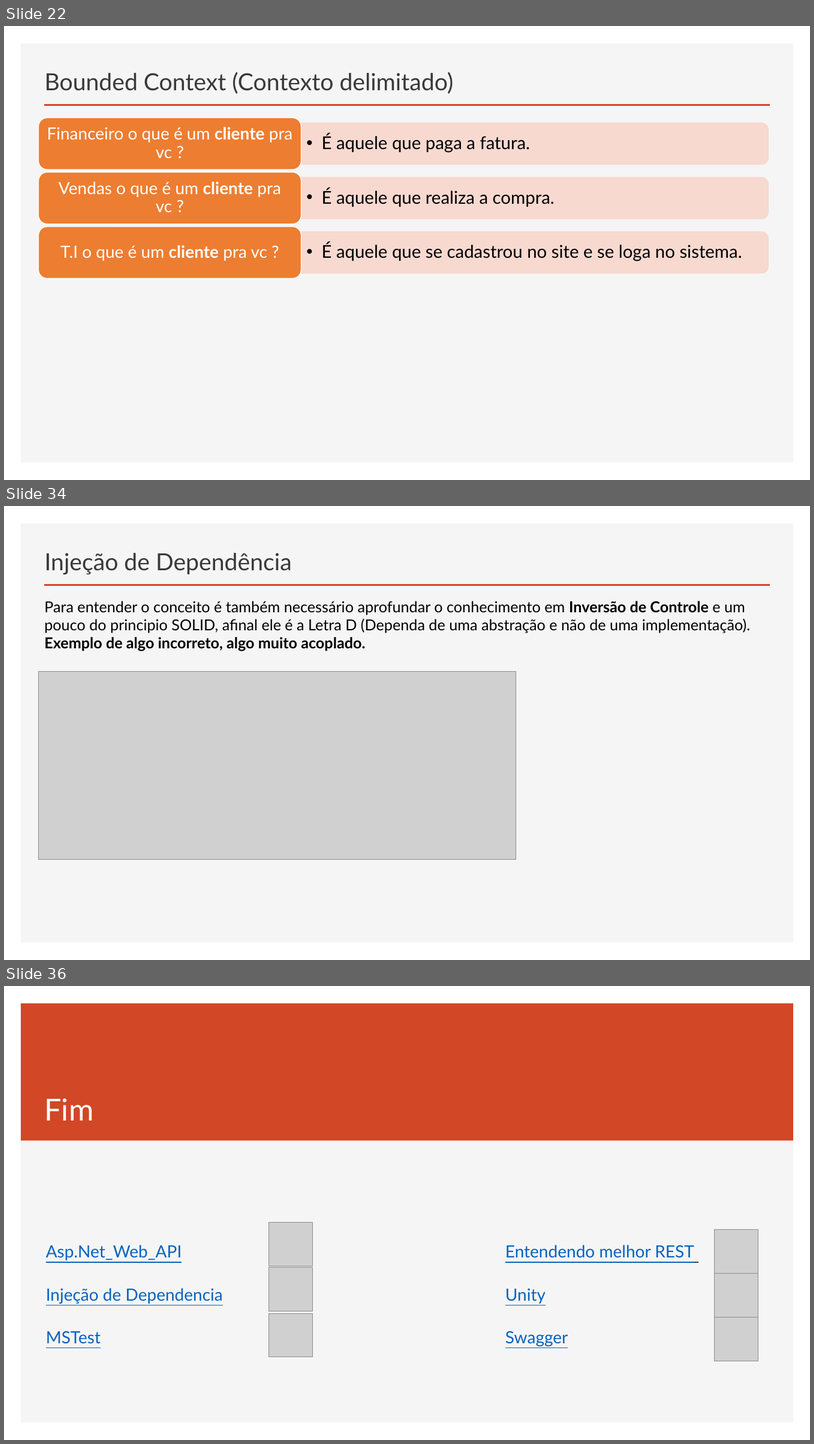
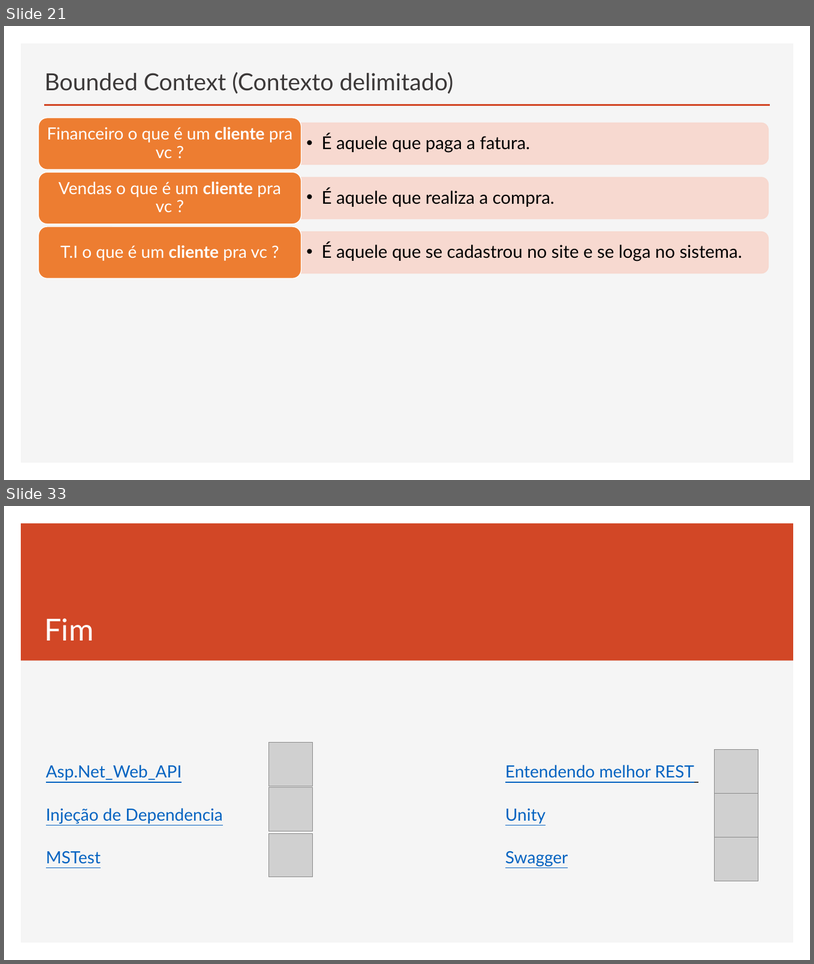
Before and after one commit to govinda777/Curso_Web_API_DOC, a slide deck: Curso Web API Parte 2.pptx. Shown one above the other, each under a label of ours: slides 22, 34 and 36 before the commit, slides 21 and 33 after it; the slides between them are not shown. The pictures are 814x1444 and 814x964 pixels, drawn with LibreOffice and Linux fonts; fonts in the diff are those of the drawing; grey boxes stand for pictures. Boxes give left, top, right and bottom in pixels: in the first picture for what was removed or moved away, otherwise in the second. Text is boxed around its words. In the diff, an @@ line names an element or a change of style, - is before the commit and + after.

```diff
--- a/Curso Web API Parte 2.pptx
+++ b/Curso Web API Parte 2.pptx
@@ slide 34 removed at <box>4,506,810,960</box>, background #FFFFFF; not listed: 2 template elements that a slide beside it also shows @@
@@ title removed at <box>45,553,292,574</box> @@
-Injeção de Dependência
@@ text removed at <box>44,601,750,651</box> @@
-Para entender o conceito é também necessário aprofundar o conhecimento em Inversão de Controle e um pouco do principio SOLID, afinal ele é a Letra D (Dependa de uma abstração e não de uma implementação).
-Exemplo de algo incorreto, algo muito acoplado.
@@ picture removed at <box>38,671,516,859</box> @@
@@ what was slide 22 is now slide 21 @@
@@ what was slide 36 is now slide 33 @@
```
Also in this commit, not shown: 1 slide changed, 11 slides added, 13 other slides removed.
